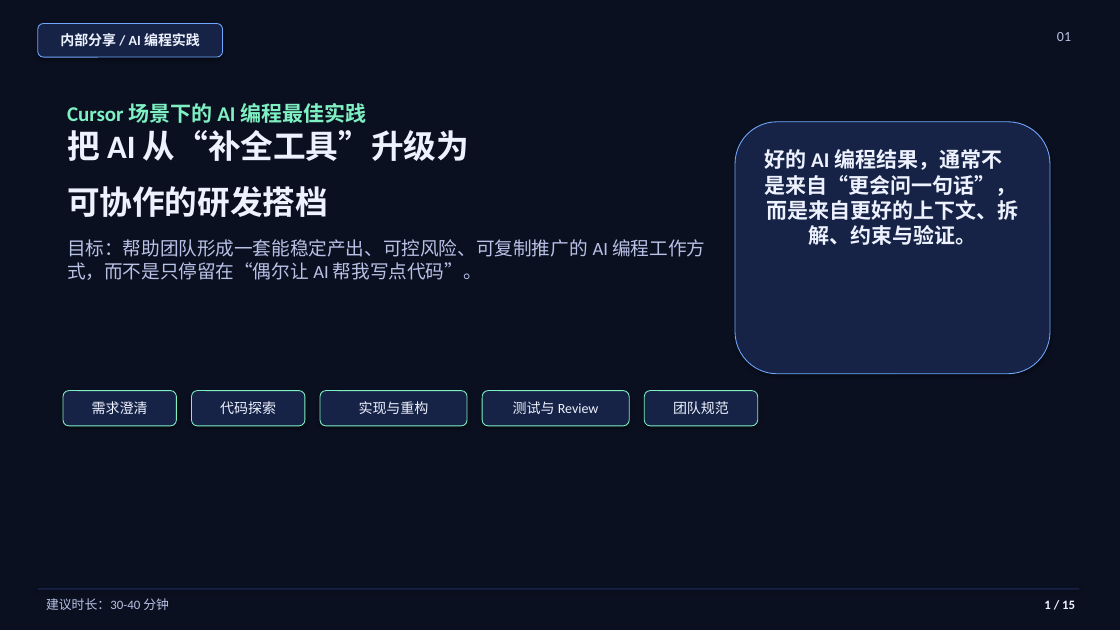
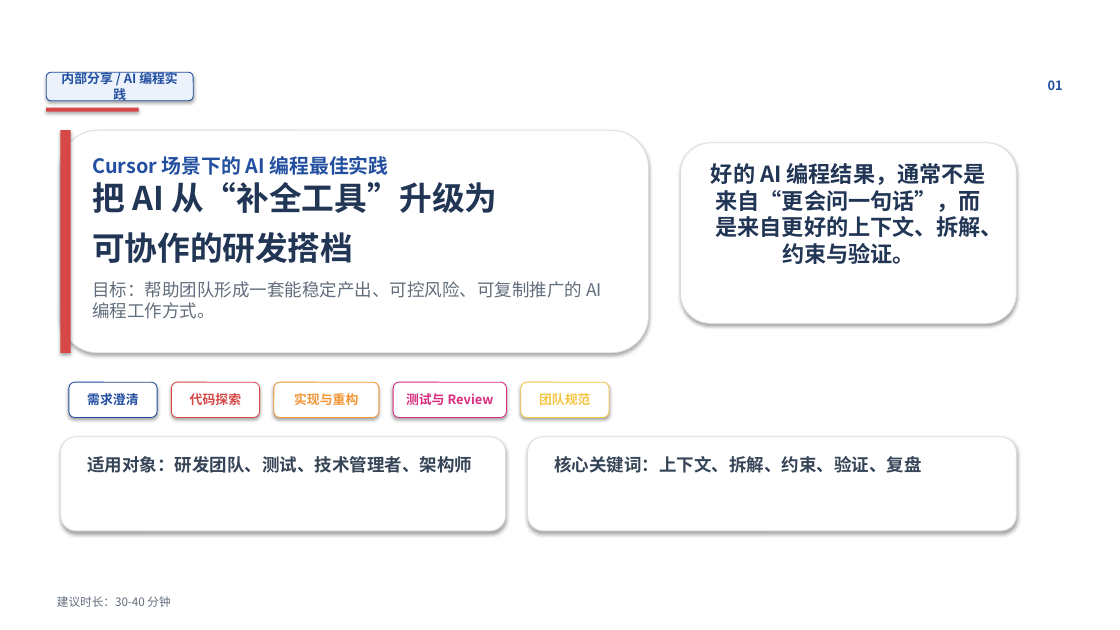
Before and after one commit to jumprn/test1, a slide deck: slide 1 of cursor-ai-best-practices.pptx. Drawn at 1120x630 pixels with LibreOffice and Linux fonts; fonts in the diff are those of the drawing; background and template pictures are left out. Boxes give left, top, right and bottom in pixels: in the first picture for what was removed or moved away, otherwise in the second. Text is boxed around its words. In the diff, an @@ line names an element or a change of style, - is before the commit and + after.

```diff
--- a/cursor-ai-best-practices.pptx
+++ b/cursor-ai-best-practices.pptx
@@ background #0B1020 to picture (left out) @@
@@ rounded rectangle "内部分享 / AI 编程实践": place and size @@
-rounded rectangle "内部分享 / AI 编程实践" at (38,24,223,57)
+rounded rectangle "内部分享 / AI 编程实践" at (46,72,193,101)
@@ rounded rectangle "内部分享 / AI 编程实践" at (46,72,193,101): size 12 to 11 pt, font Calibri to Noto Sans CJK SC, text colour #EEF2FF to #224FA0; fill #162346 to #EBF2FC; outline #6EA8FE 0.75 pt to #224FA0 0.75 pt @@
@@ text "01": place and size @@
-text "01" at (1057,32,1071,41)
+text "01" at (1048,80,1063,90)
@@ text "01" at (1048,80,1063,90): size 12 to 11 pt, font Calibri to Noto Sans CJK SC, text colour #B8C1E6 to #224FA0, bold on @@
@@ rectangle added at (46,108,139,112), fill #D64747 @@
@@ rounded rectangle added at (60,130,649,353), fill #FFFFFF, outline #D8DEE7 0.75 pt @@
@@ rectangle added at (60,130,71,353), fill #D64747 @@
@@ rounded rectangle: place and size @@
-rounded rectangle at (735,122,1050,374)
+rounded rectangle at (681,143,1017,323)
@@ rounded rectangle at (681,143,1017,323): fill #162346 to #FFFFFF; outline #6EA8FE 0.75 pt to #D8DEE7 0.75 pt @@
@@ text "Cursor 场景下的 AI 编程最佳实践": place and size @@
-text "Cursor 场景下的 AI 编程最佳实践" at (67,103,705,280)
+text "Cursor 场景下的 AI 编程最佳实践" at (92,156,602,319)
@@ text at (92,156,497,263): size 18 to 17 pt, text colour #7EF0C2 to #224FA0 in "Cursor 场景下的 AI 编程最佳实践"; font Calibri to Noto Sans CJK SC in "Cursor 场景下的 AI 编程最佳实践", "把 AI 从“补全工具”升级为 可协作的研发搭档"; text colour #EEF2FF to #213555 in "把 AI 从“补全工具”升级为 可协作的研发搭档"; less space between paragraphs @@
@@ text at (711,163,1003,264): text changed; size 18 to 19 pt; font Calibri to Noto Sans CJK SC; text colour #EEF2FF to #213555 @@
-好的 AI 编程结果，通常不是来自“更会问一句话”，
-而是来自更好的上下文、拆解、约束与验证。
+好的 AI 编程结果，通常不是来自“更会问一句话”，而是来自更好的上下文、拆解、约束与验证。
@@ text at (92,281,602,319): text changed; size 16 to 15 pt; font Calibri to Noto Sans CJK SC; text colour #B8C1E6 to #626E7C @@
-目标：帮助团队形成一套能稳定产出、可控风险、可复制推广的 AI 编程工作方式，而不是只停留在“偶尔让 AI 帮我写点代码”。
+目标：帮助团队形成一套能稳定产出、可控风险、可复制推广的 AI 编程工作方式。
@@ rounded rectangle "需求澄清": place and size @@
-rounded rectangle "需求澄清" at (63,391,176,426)
+rounded rectangle "需求澄清" at (69,382,157,418)
@@ rounded rectangle "需求澄清" at (69,382,157,418): size 12 to 11 pt, font Calibri to Noto Sans CJK SC, text colour #EEF2FF to #224FA0, bold on; fill #162346 to #FFFFFF; outline #7EF0C2 0.75 pt to #224FA0 0.75 pt @@
@@ rounded rectangle "代码探索": place and size @@
-rounded rectangle "代码探索" at (192,391,305,426)
+rounded rectangle "代码探索" at (171,382,260,418)
@@ rounded rectangle "代码探索" at (171,382,260,418): size 12 to 11 pt, font Calibri to Noto Sans CJK SC, text colour #EEF2FF to #D64747, bold on; fill #162346 to #FFFFFF; outline #7EF0C2 0.75 pt to #D64747 0.75 pt @@
@@ rounded rectangle "实现与重构": place and size @@
-rounded rectangle "实现与重构" at (320,391,467,426)
+rounded rectangle "实现与重构" at (274,382,379,418)
@@ rounded rectangle "实现与重构" at (274,382,379,418): size 12 to 11 pt, font Calibri to Noto Sans CJK SC, text colour #EEF2FF to #F29536, bold on; fill #162346 to #FFFFFF; outline #7EF0C2 0.75 pt to #F29536 0.75 pt @@
@@ rounded rectangle "测试与 Review": place and size @@
-rounded rectangle "测试与 Review" at (482,391,629,426)
+rounded rectangle "测试与 Review" at (393,382,507,418)
@@ rounded rectangle "测试与 Review" at (393,382,507,418): size 12 to 11 pt, font Calibri to Noto Sans CJK SC, text colour #EEF2FF to #D92D7F, bold on; fill #162346 to #FFFFFF; outline #7EF0C2 0.75 pt to #D92D7F 0.75 pt @@
@@ rounded rectangle "团队规范": place and size @@
-rounded rectangle "团队规范" at (644,391,758,426)
+rounded rectangle "团队规范" at (521,382,609,418)
@@ rounded rectangle "团队规范" at (521,382,609,418): size 12 to 11 pt, font Calibri to Noto Sans CJK SC, text colour #EEF2FF to #F5C645, bold on; fill #162346 to #FFFFFF; outline #7EF0C2 0.75 pt to #F5C645 0.75 pt @@
@@ rounded rectangle added at (60,437,506,531), fill #FFFFFF, outline #D8DEE7 0.75 pt @@
@@ rounded rectangle added at (528,437,1017,531), fill #FFFFFF, outline #D8DEE7 0.75 pt @@
@@ text added at (87,456,472,473), 15 pt, text #354456, bold @@
+适用对象：研发团队、测试、技术管理者、架构师
@@ text added at (554,456,921,473), 15 pt, text #354456, bold @@
+核心关键词：上下文、拆解、约束、验证、复盘
@@ rectangle removed at (38,588,1080,590) @@
@@ text "建议时长：30-40 分钟": place and size @@
-text "建议时长：30-40 分钟" at (46,598,169,610)
+text "建议时长：30-40 分钟" at (57,596,170,607)
@@ text "建议时长：30-40 分钟" at (57,596,170,607): size 11 to 10 pt, font Calibri to Noto Sans CJK SC, text colour #B8C1E6 to #626E7C @@
@@ text removed at (1044,600,1075,609) @@
-1 / 15
```
Also in this commit, not shown: 14 other slides changed, 3 other files.
